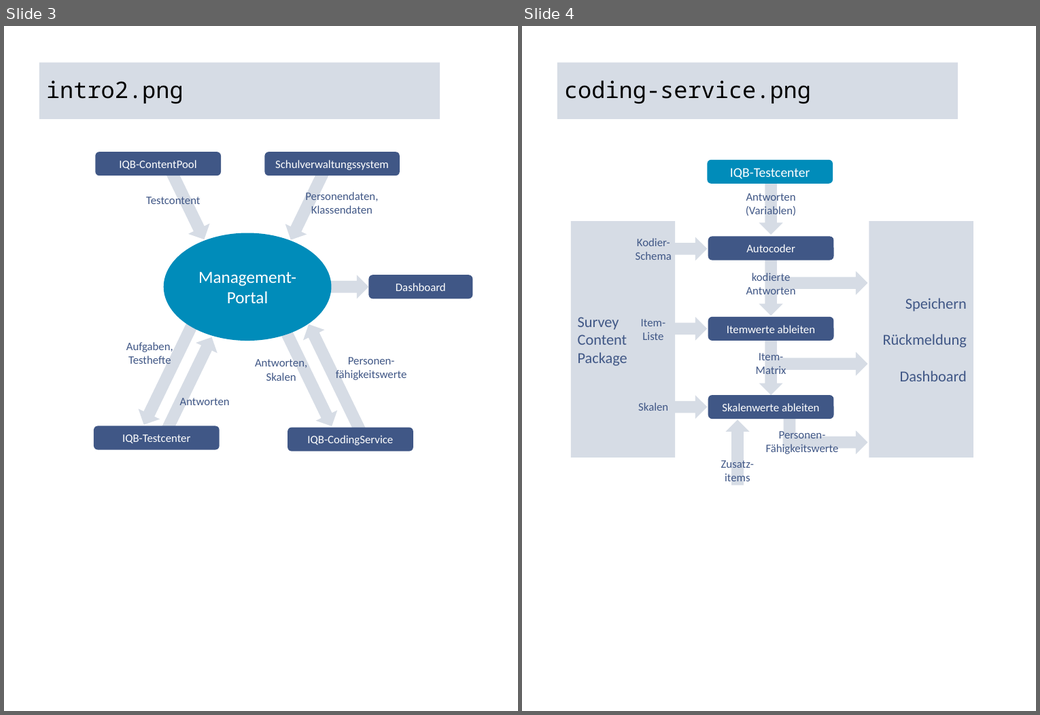
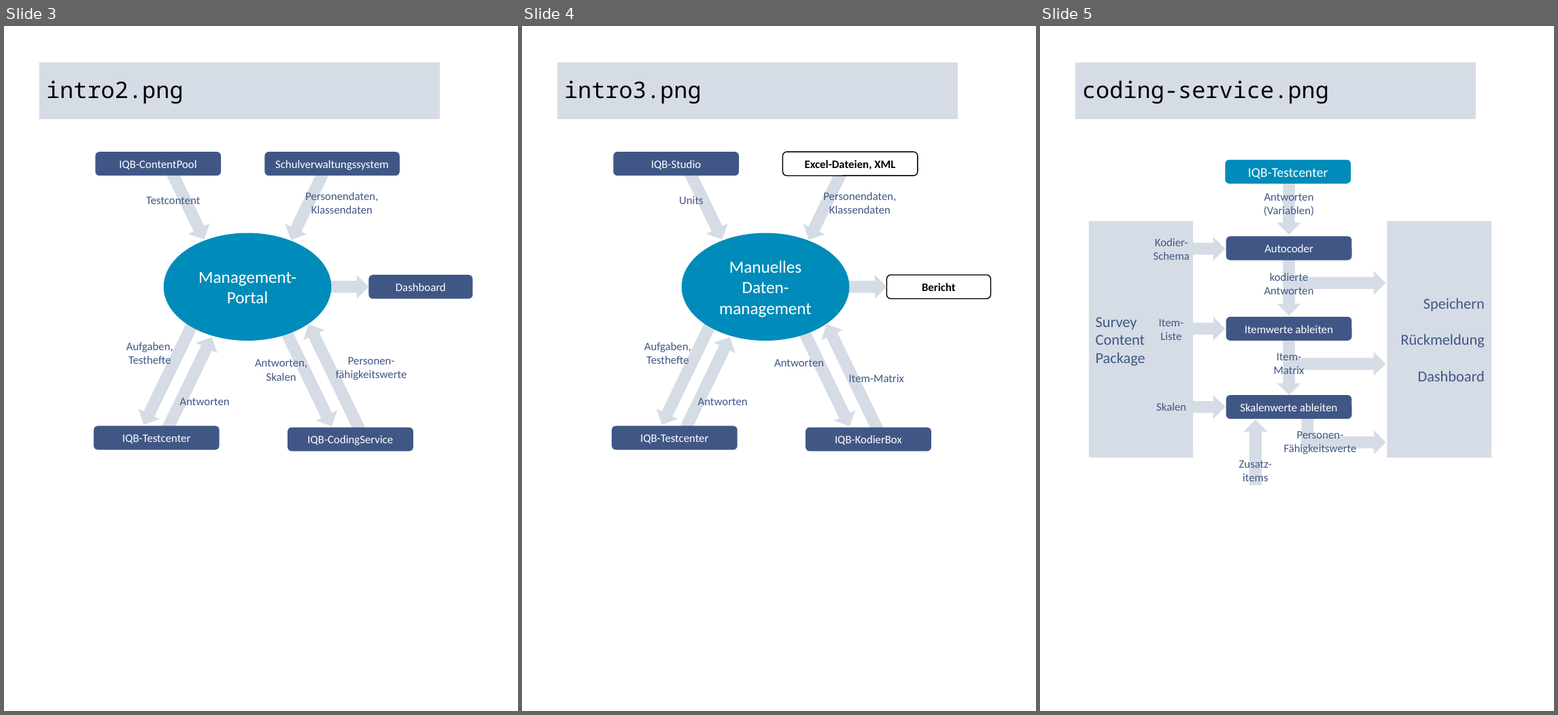
Before and after one commit to iqb-berlin/rising-stars, a slide deck: assets/figures.pptx. Shown side by side, each under a label of ours: slides 3 and 4 before the commit, slides 3, 4 and 5 after it. The pictures are 1040x715 and 1558x715 pixels, drawn with LibreOffice and Linux fonts; fonts in the diff are those of the drawing. Boxes give left, top, right and bottom in pixels: in the first picture for what was removed or moved away, otherwise in the second. Text is boxed around its words. In the diff, an @@ line names an element or a change of style, - is before the commit and + after.

Commit message:
Add new scenario to intro

```diff
--- a/assets/figures.pptx
+++ b/assets/figures.pptx
@@ slide 4 added at [522, 26, 1036, 711], background #FFFFFF @@
@@ title added at [557, 62, 958, 119], fill #D6DCE5, 24 pt, text #000000 @@
+intro3.png
@@ rounded rectangle added at [613, 152, 739, 176], fill #405786, 12 pt, text #FFFFFF @@
+IQB-Studio
@@ right arrow added at [676, 163, 733, 245], fill #D6DCE5 @@
@@ rounded rectangle added at [782, 152, 918, 176], fill #FFFFFF, outline #000000 1 pt, 12 pt, text #000000, bold @@
+Excel-Dateien, XML
@@ right arrow added at [799, 163, 855, 245], fill #D6DCE5 @@
@@ text added at [679, 196, 704, 205], 12 pt, text #405786 @@
+Units
@@ text added at [823, 191, 896, 214], 12 pt, text #405786 @@
+Personendaten, Klassendaten
@@ ellipse added at [682, 233, 850, 341], fill #008CBA, 18 pt, text #FFFFFF @@
+Manuelles Daten-management
@@ right arrow added at [786, 275, 887, 299], fill #D6DCE5 @@
@@ rounded rectangle added at [886, 275, 991, 299], fill #FFFFFF, outline #000000 1 pt, 12 pt, text #000000, bold @@
+Bericht
@@ right arrow added at [651, 316, 723, 431], fill #D6DCE5 @@
@@ right arrow added at [789, 318, 861, 432], fill #D6DCE5 @@
@@ right arrow added at [816, 319, 890, 438], fill #D6DCE5 @@
@@ text added at [644, 342, 691, 367], 12 pt, text #405786 @@
+Aufgaben, Testhefte
@@ right arrow added at [668, 333, 740, 450], fill #D6DCE5 @@
@@ text added at [774, 358, 824, 370], 12 pt, text #405786 @@
+Antworten
@@ text added at [849, 373, 904, 386], 12 pt, text #405786 @@
+Item-Matrix
@@ text added at [698, 396, 748, 408], 12 pt, text #405786 @@
+Antworten
@@ rounded rectangle added at [612, 427, 738, 450], fill #405786, 12 pt, text #FFFFFF @@
+IQB-Testcenter
@@ rounded rectangle added at [806, 428, 931, 452], fill #405786, 12 pt, text #FFFFFF @@
+IQB-KodierBox
@@ what was slide 4 is now slide 5 @@
```
Also in this commit, not shown: 2 other files.
